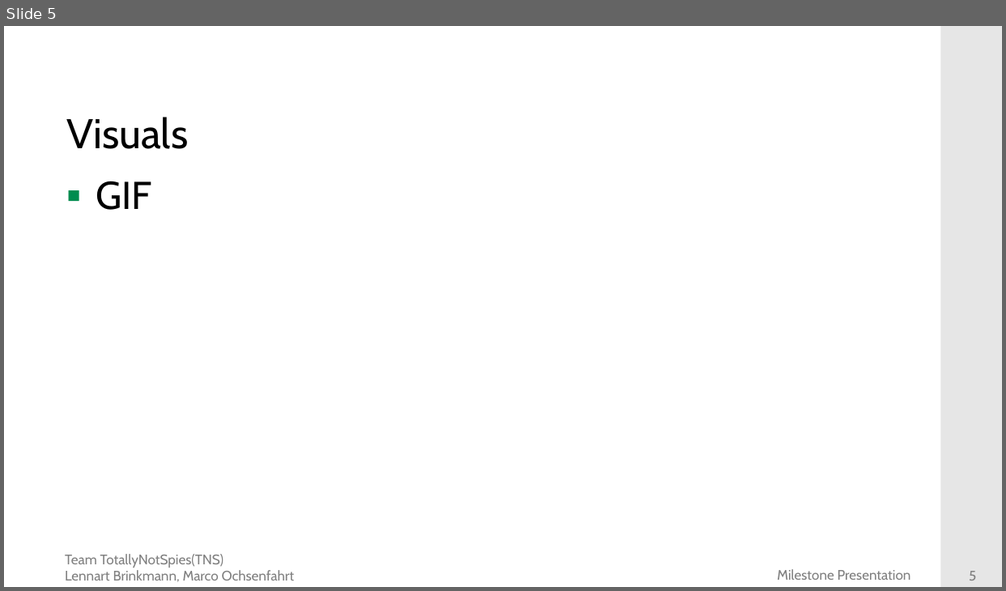
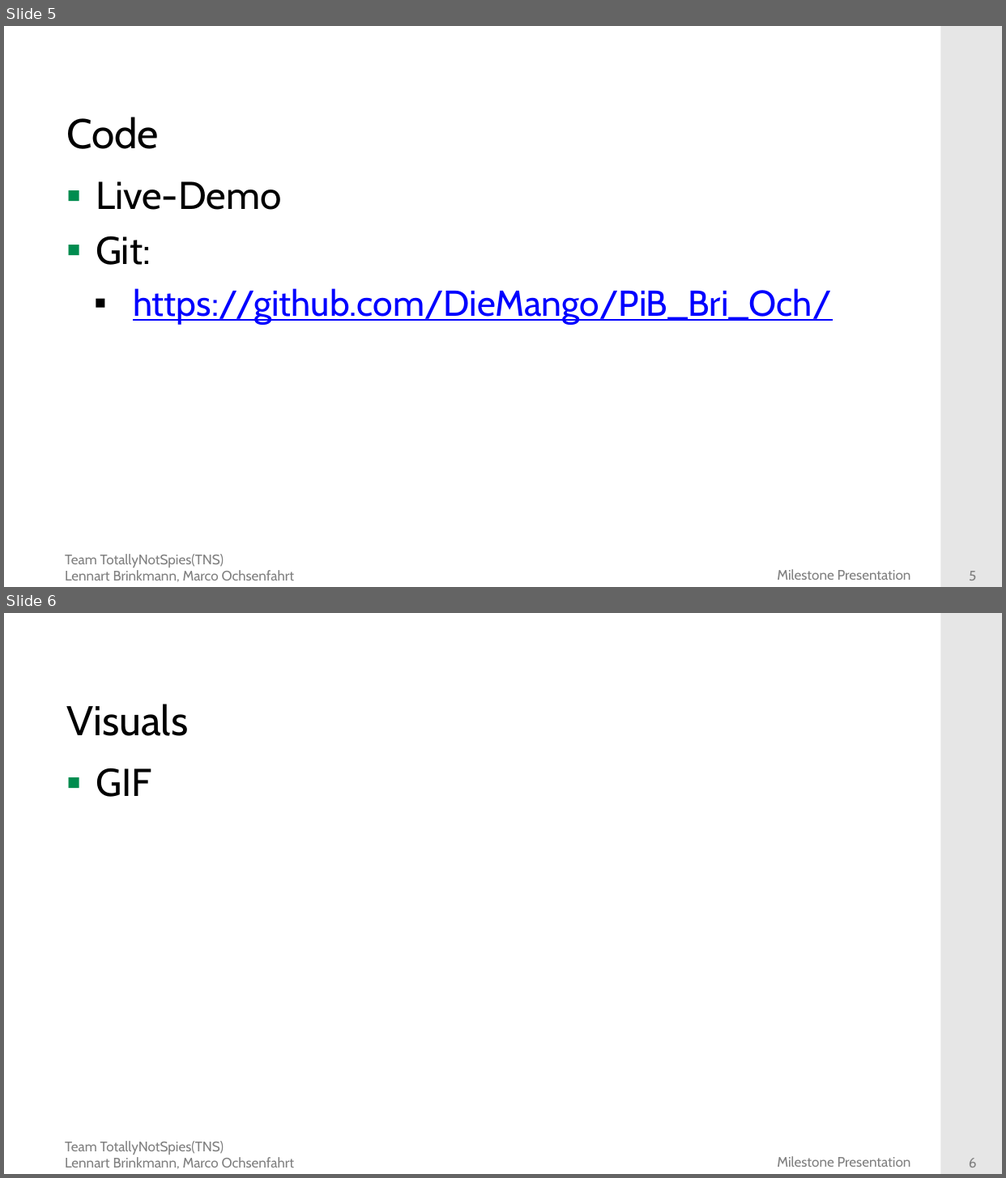
Before and after one commit to DieMango/PiB_Bri_Och, a slide deck: Milestone1 Presentation.pptx. Shown one above the other, each under a label of ours: slide 5 before the commit, slides 5 and 6 after it. The pictures are 1006x591 and 1006x1178 pixels, drawn with LibreOffice and Linux fonts; fonts in the diff are those of the drawing; background and template pictures are left out. Boxes give left, top, right and bottom in pixels: in the first picture for what was removed or moved away, otherwise in the second. Text is boxed around its words. In the diff, an @@ line names an element or a change of style, - is before the commit and + after.

```diff
--- a/Milestone1 Presentation.pptx
+++ b/Milestone1 Presentation.pptx
@@ slide 5 added at [4, 26, 1002, 587], background #FFFFFF; not listed: 4 template elements that a slide beside it also shows @@
@@ title added at [66, 117, 159, 149], 30 pt, text #000000 @@
+Code
@@ text added at [96, 182, 832, 325], 26 pt, text #0000FF, underline @@
+▪ Live-Demo
+▪ Git:
+  ▪ https://github.com/DieMango/PiB_Bri_Och/
@@ what was slide 5 is now slide 6 @@
@@ page number at [969, 1158, 977, 1168]: text changed @@
-5
+6
```
Also in this commit, not shown: 4 slides changed, 2 other slides added, 2 slides removed.
